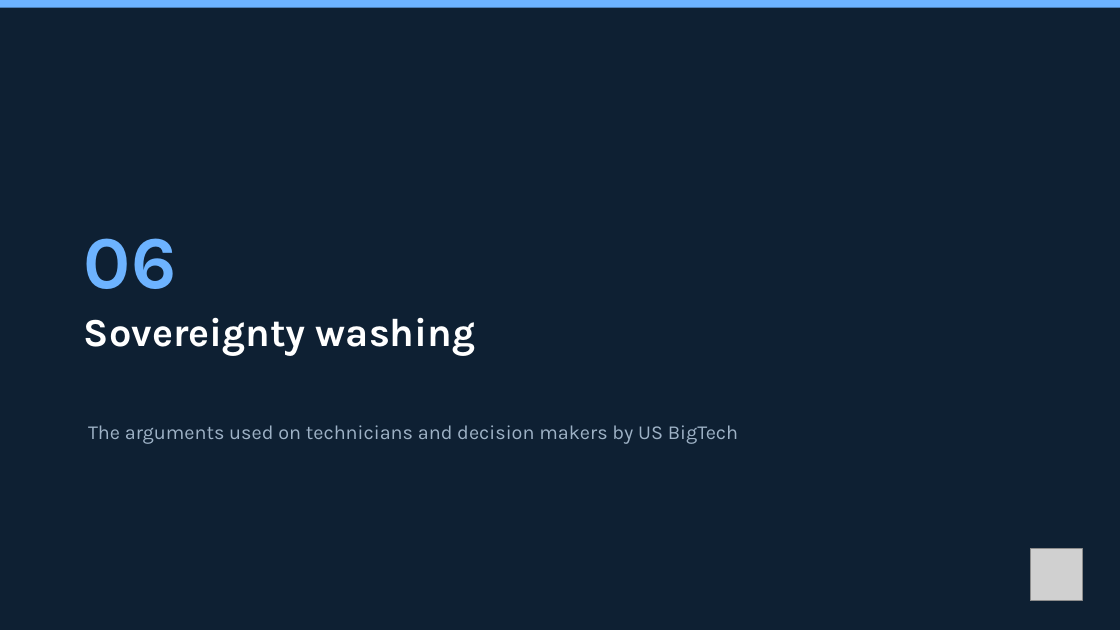
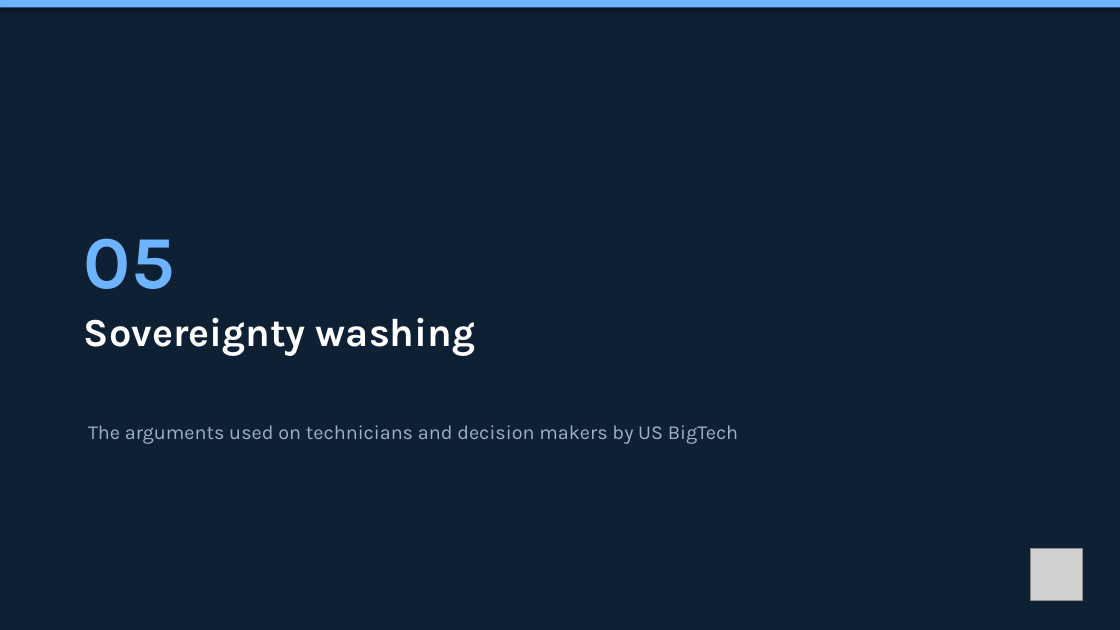
Before and after one commit to mxmap-it/osservatorio-nazionale-sovranita-digitale, a slide deck: slide 28 of static/slide/sfscon-2026-mxmap-italia.pptx. Drawn at 1120x630 pixels with LibreOffice and Linux fonts; fonts in the diff are those of the drawing; grey boxes stand for pictures. Boxes give left, top, right and bottom in pixels: in the first picture for what was removed or moved away, otherwise in the second. Text is boxed around its words. In the diff, an @@ line names an element or a change of style, - is before the commit and + after.

```diff
--- a/static/slide/sfscon-2026-mxmap-italia.pptx
+++ b/static/slide/sfscon-2026-mxmap-italia.pptx
@@ rectangle at (0,0,1120,8): shadow on @@
@@ text at (84,238,175,289): text changed @@
-06
+05
```
Also in this commit, not shown: 38 other slides changed, 3 slides added, 3 slides removed, 4 other files.
